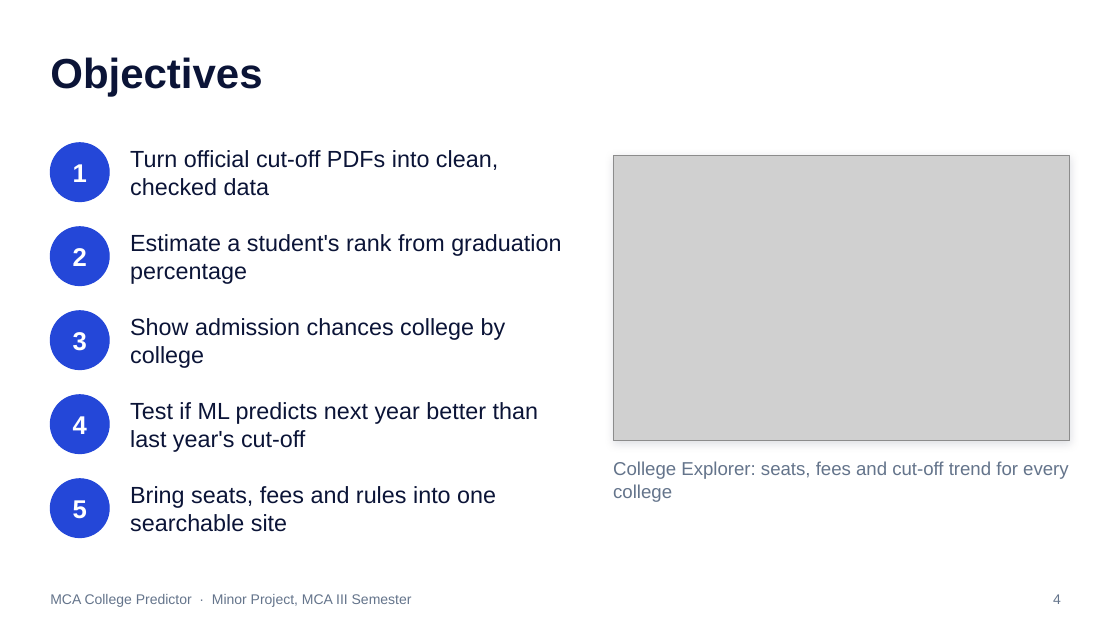
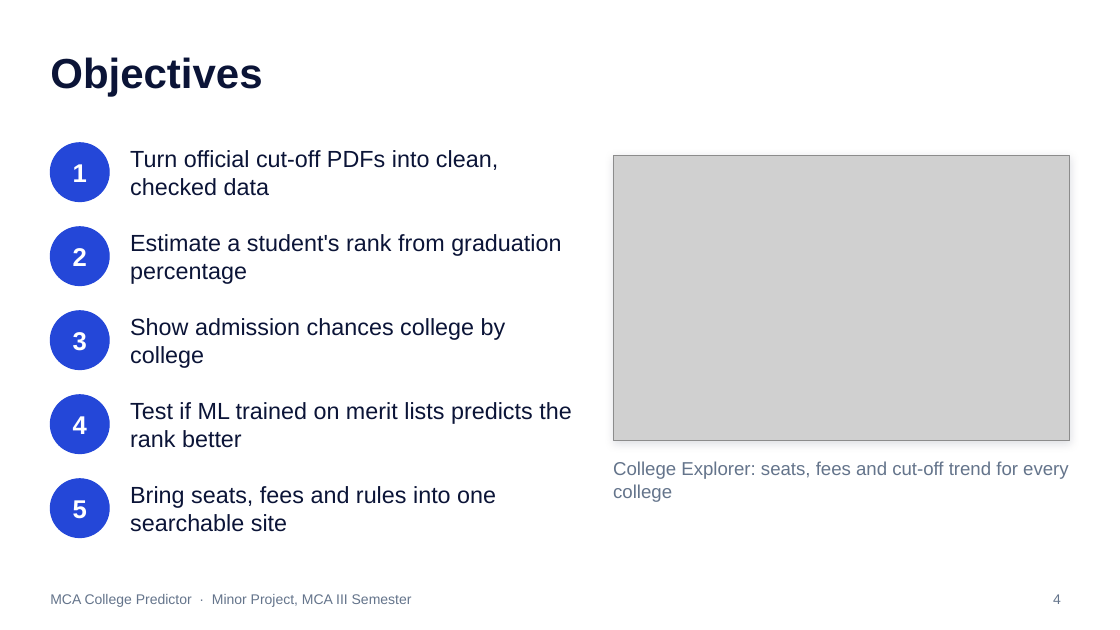
Before and after one commit to i-bhagyashree/mca-college-predictor, a slide deck: slide 4 of presentation/MCA_College_Predictor_Presentation.pptx. Drawn at 1120x630 pixels with LibreOffice and Linux fonts; fonts in the diff are those of the drawing; grey boxes stand for pictures. Boxes give left, top, right and bottom in pixels: in the first picture for what was removed or moved away, otherwise in the second. Text is boxed around its words. In the diff, an @@ line names an element or a change of style, - is before the commit and + after.

Commit message:
Presentation: rank from last year's merit list; ML trained on three merit lists shown as a demo; new chart and screenshots

```diff
--- a/presentation/MCA_College_Predictor_Presentation.pptx
+++ b/presentation/MCA_College_Predictor_Presentation.pptx
@@ text at box(130, 402, 571, 448): text changed @@
-Test if ML predicts next year better than last year's cut-off
+Test if ML trained on merit lists predicts the rank better
```
Also in this commit, not shown: 7 other slides changed, 1 other file.
